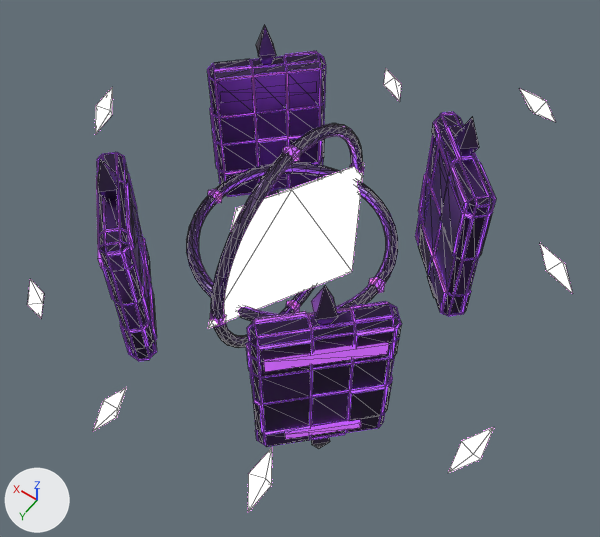
Renders of the glTF model models/enemies/sentinel.glb from each side of a commit.
The view is the same before and after, from a 50 mm lens placed at (-6.23, 8.46, 12.5), pointed at (-0.35, 0.22, -0.45). The lights are fixed; the arrows at lower left show +X, +Y and +Z. The picture after the commit comes second. Mesh edges are drawn as thin lines. Where no turn or scale is listed for an object, it has been applied to the vertices. Vertices at exactly the same position are counted once.

In view in the first picture: 'core', 'gimbal0_mesh', 'gimbal1_mesh', 'plates_mesh', 'shards_mesh'.
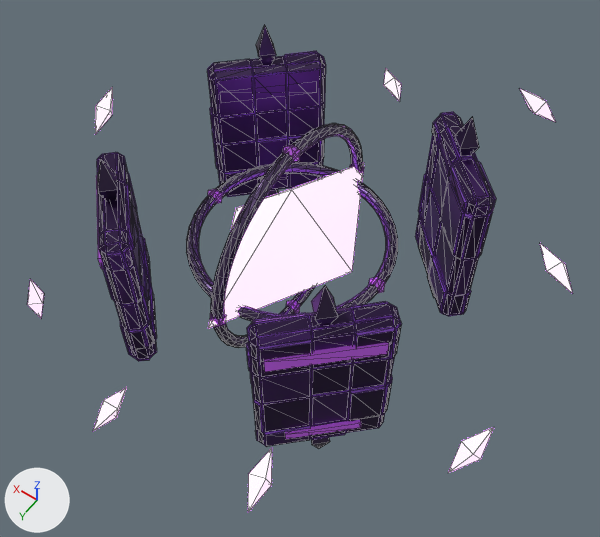
Where the change shows, as pixel boxes (x1, y1, x2, y2) in the pictures (600 x 537 px; the box of a moved part takes in the faces that stretch with it):
'plates_mesh', recoloured, surface changed, reshaped
    both: (96, 25, 496, 449)
'core', surface changed
    both: (208, 163, 364, 329)
'gimbal1_mesh', recoloured
    both: (186, 162, 398, 322)
'gimbal0_mesh', recoloured
    both: (210, 124, 364, 347)
part 1 of me_plates_mesh, moved or reshaped
    both: (97, 152, 129, 236)
part 2 of me_plates_mesh, moved or reshaped
    before: (253, 309, 356, 447)
    after: (254, 309, 356, 351)
part 3 of me_plates_mesh, moved or reshaped
    both: (251, 56, 321, 110)

What changed in the scene script:
```text
Change mat_sentinel_core:
    mat_sentinel_core.emission_strength: 7.0 -> 3.5
Change mat_sentinel_trim:
    mat_sentinel_trim.emission_color: (0.406, 0.0867, 0.627) -> (0.135, 0.0289, 0.209)  # purple #ab53cf -> purple #672f7e
Change mat_sentinel_seam:
    mat_sentinel_seam.roughness: 0.4 -> 0.5
    mat_sentinel_seam.base_color: (0.279, 0.0513, 0.745) -> (0.102, 0.0232, 0.254)  # purple #9040e0 -> purple #5a2a8a
    mat_sentinel_seam.emission_color: (0.335, 0.0615, 0.894) -> (0.0256, 0.00579, 0.0635)  # purple #9d46f3 -> dark purple #2c1147
    mat_sentinel_seam.metallic: 0.0 -> 0.4
Change me_plates_mesh:
    where me_plates_mesh.from_pydata(...)  # 1656 vertices, 3232 faces; spans x -5.51..0.98, y -5.51..0.98, z -2.7..2.7
    used by ob_plates_mesh; location = (2.26, 2.26, 0.0)
    me_plates_mesh part 1: 24 of 1656 vertices moved; they spanned x -0.62..0.91, y -0.92..0.71, z -1.78..1.8 and now span x -0.62..0.91, y -0.92..0.72, z -1.78..1.78; mean shift (0.0, 0.0, 0.0); largest move (0.39, -0.18, -1.78) -> (0.57, -0.92, 1.65)
    me_plates_mesh part 2: 24 of 1656 vertices moved; they spanned x -5.01..-3.6, y -0.38..0.93, z -1.81..1.81 and now span x -5.01..-3.57, y -0.38..0.91, z -1.78..1.81; mean shift (0.0, 0.0, 0.0); largest move (-4.47, 0.3, -1.81) -> (-3.57, 0.54, 1.65)
    me_plates_mesh part 3: 24 of 1656 vertices moved; they spanned x -0.92..0.38, y -5.44..-4.25, z -1.78..1.8 and now span x -0.92..0.38, y -5.44..-4.25, z -1.78..1.8; mean shift (0.0, 0.0, 0.0); largest move (-0.92, -5.09, 1.65) -> (-0.18, -4.91, -1.78)
```
